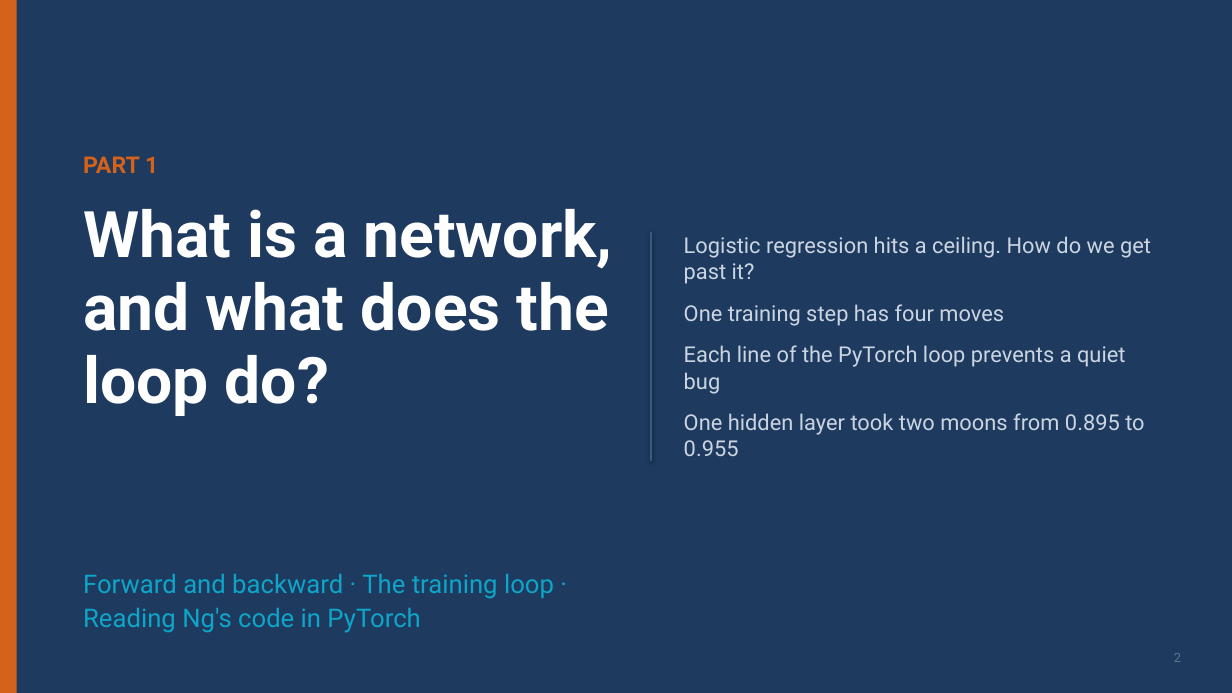
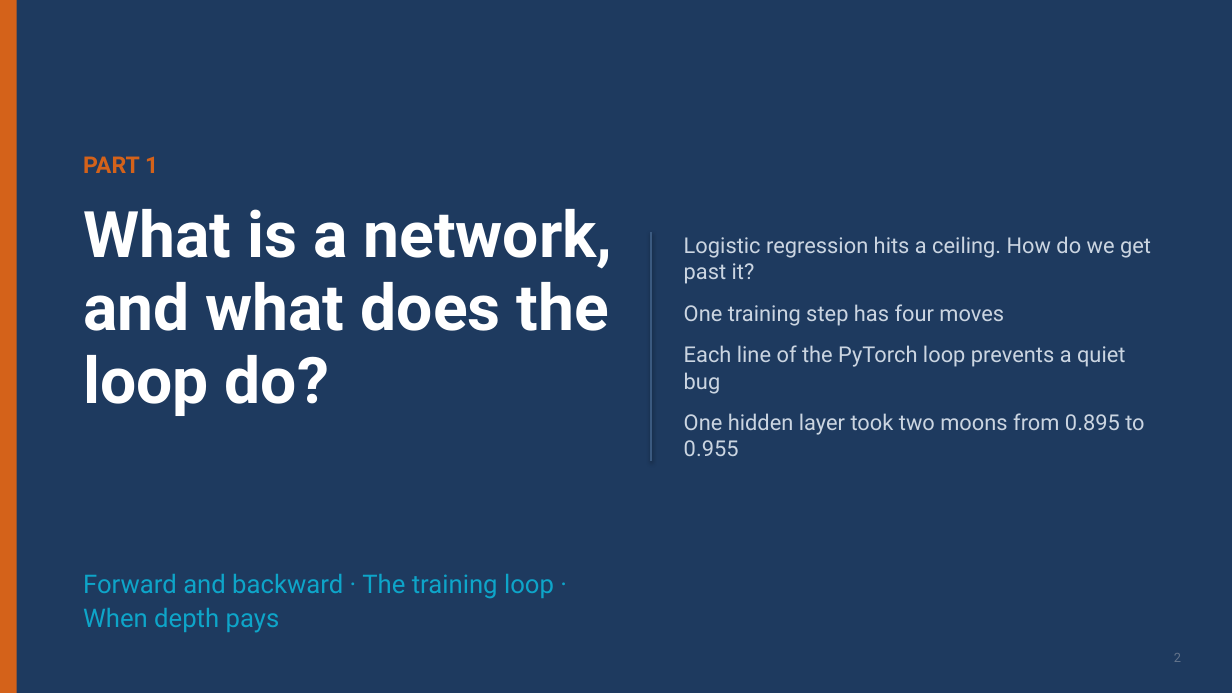
Before and after one commit to ramseywise/learn-ai-engineering, a slide deck: slide 2 of data-science/02-deep-learning/slides/deep-learning.pptx. Drawn at 1232x693 pixels with LibreOffice and Linux fonts; fonts in the diff are those of the drawing. Boxes give left, top, right and bottom in pixels: in the first picture for what was removed or moved away, otherwise in the second. Text is boxed around its words. In the diff, an @@ line names an element or a change of style, - is before the commit and + after.

```diff
--- a/data-science/02-deep-learning/slides/deep-learning.pptx
+++ b/data-science/02-deep-learning/slides/deep-learning.pptx
@@ text at [83, 574, 554, 633]: text changed @@
-Forward and backward · The training loop · Reading Ng's code in PyTorch
+Forward and backward · The training loop · When depth pays
```
Also in this commit, not shown: 2 other slides changed, 38 other files.
